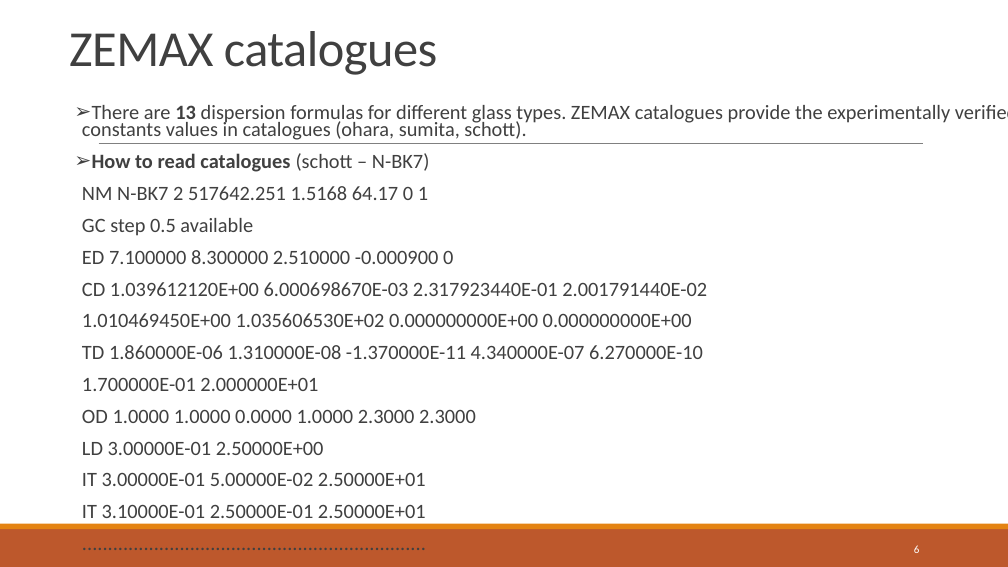
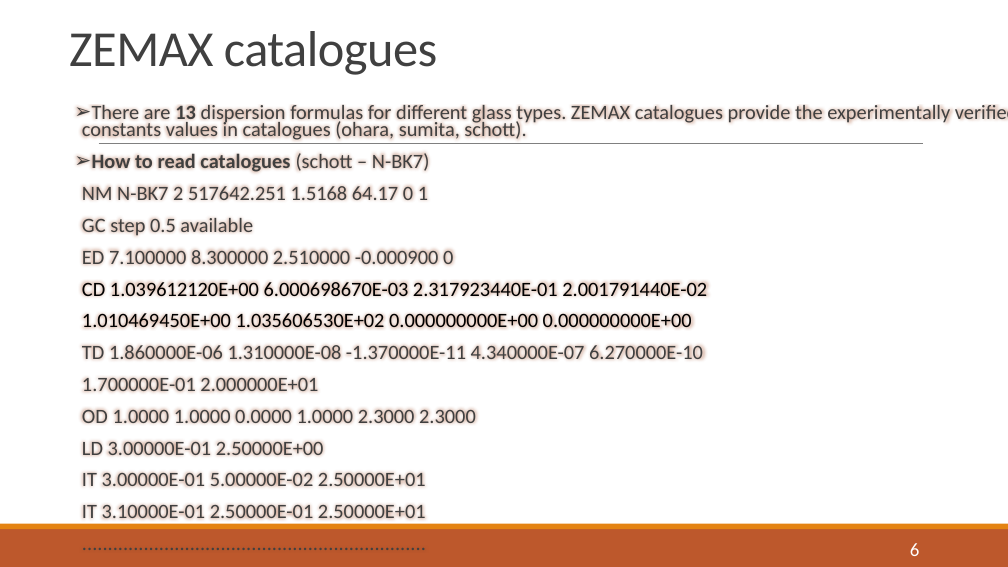
Before and after one commit to rid181198/optical-properties, a slide deck: slide 6 of p2.pptx. Drawn at 1008x567 pixels with LibreOffice and Linux fonts; fonts in the diff are those of the drawing. Boxes give left, top, right and bottom in pixels: in the first picture for what was removed or moved away, otherwise in the second. Text is boxed around its words. In the diff, an @@ line names an element or a change of style, - is before the commit and + after.

```diff
--- a/p2.pptx
+++ b/p2.pptx
@@ text at (x1=82, y1=282, x2=707, y2=328): text colour #404040 to #000000 in "CD 1.039612120E+00 6.000698670E-03 2.317923440E-01 2.0017914 ...", "1.010469450E+00 1.035606530E+02 0.000000000E+00 0.000000000E ..." @@
@@ page number at (x1=910, y1=543, x2=920, y2=556): size 10.5 to 18 pt @@
```
Also in this commit, not shown: 3 other slides changed, 11 slides added, 1 slide removed, 7 other files.
